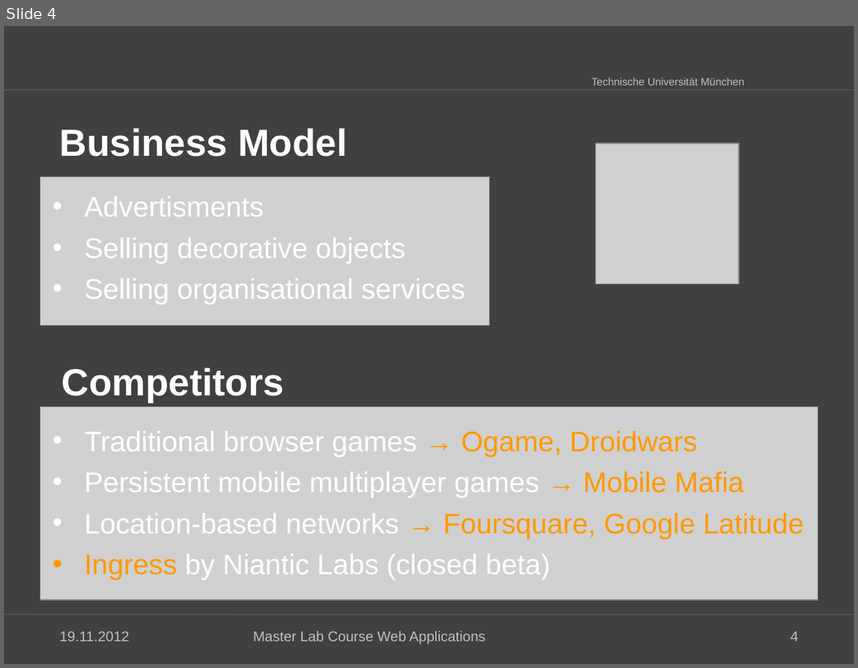
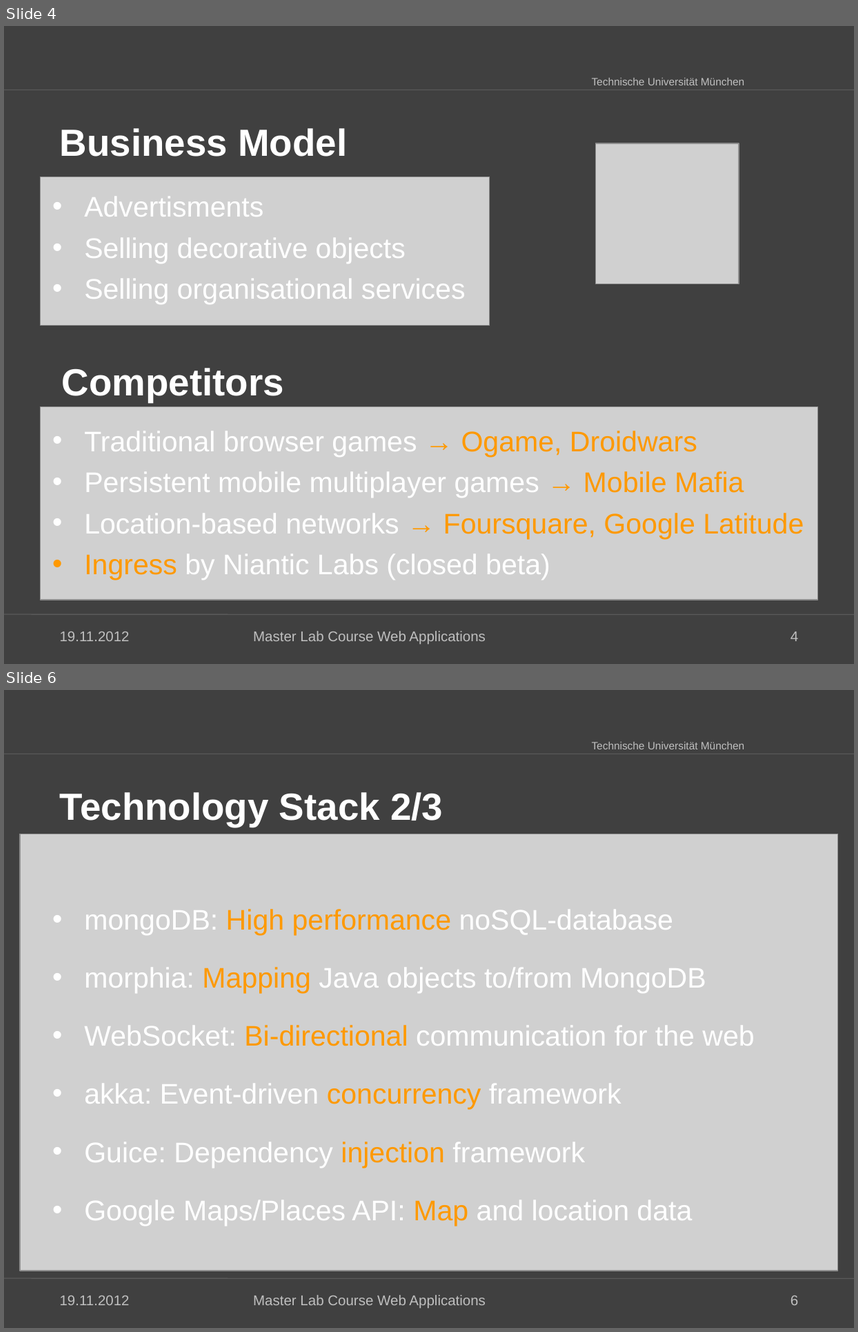
Before and after one commit to kneczaj/pi-puppids, a slide deck: docs/group4_Final_Presentation.ppt. Shown one above the other, each under a label of ours: slide 4 before the commit, slides 4 and 6 after it; the slides between them are not shown. The pictures are 858x668 and 858x1332 pixels, drawn with LibreOffice and Linux fonts; fonts in the diff are those of the drawing; grey boxes stand for pictures; background and template pictures are left out. Boxes give left, top, right and bottom in pixels: in the first picture for what was removed or moved away, otherwise in the second. Text is boxed around its words. In the diff, an @@ line names an element or a change of style, - is before the commit and + after.

```diff
--- a/docs/group4_Final_Presentation.ppt
+++ b/docs/group4_Final_Presentation.ppt
@@ slide 6 added at box(4, 690, 854, 1328), background #404040; not listed: 3 template elements that a slide beside it also shows @@
@@ title added at box(60, 792, 443, 827), 32 pt, text #FFFFFF, bold @@
+Technology Stack 2/3
@@ picture added at box(20, 834, 839, 1270) @@
@@ text added at box(84, 909, 754, 1225), 24 pt, text #FFFFFF @@
+• mongoDB: High performance noSQL-database
+• morphia: Mapping Java objects to/from MongoDB
+• WebSocket: Bi-directional communication for the web
+• akka: Event-driven concurrency framework
+• Guice: Dependency injection framework
+• Google Maps/Places API: Map and location data
@@ text added at box(60, 1295, 130, 1305), 12 pt, text #BFBFBF @@
+19.11.2012
@@ text added at box(253, 1294, 486, 1308), 12 pt, text #BFBFBF @@
+Master Lab Course Web Applications
@@ page number added at box(791, 1295, 798, 1305), 12 pt, text #BFBFBF @@
+6
```
Also in this commit, not shown: 6 slides changed, 6 other slides added, 2 other files.
